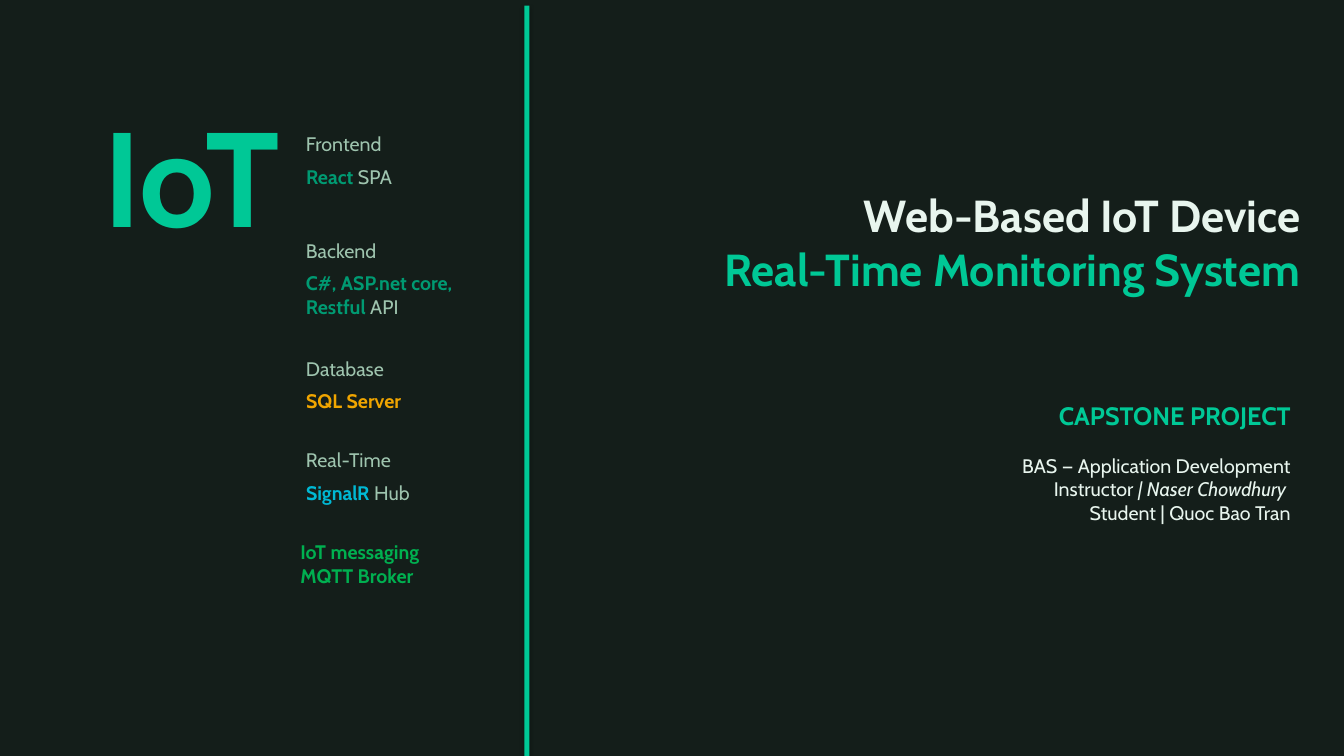
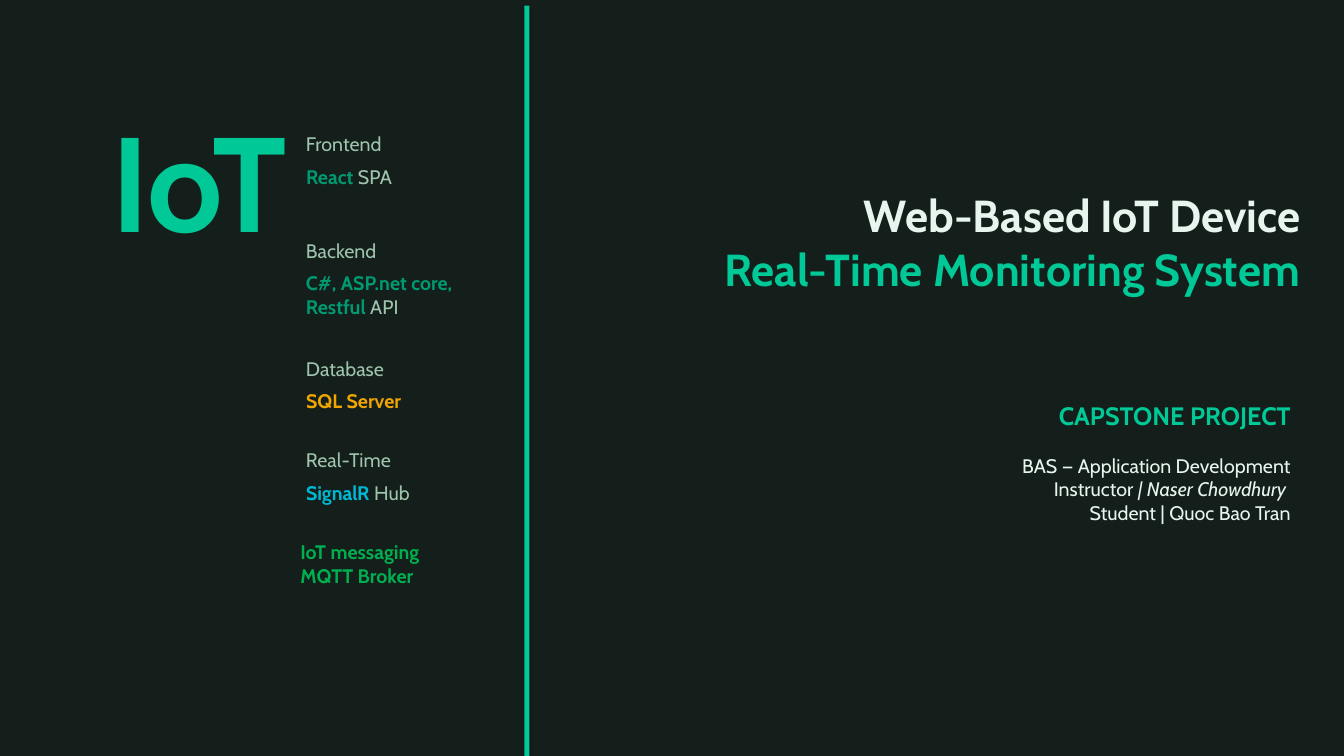
Before and after one commit to TranRTC/capstone_project, a slide deck: slide 1 of Capstone Project Presentation.pptx. Drawn at 1344x756 pixels with LibreOffice and Linux fonts; fonts in the diff are those of the drawing. Boxes give left, top, right and bottom in pixels: in the first picture for what was removed or moved away, otherwise in the second. Text is boxed around its words. In the diff, an @@ line names an element or a change of style, - is before the commit and + after.

```diff
--- a/Capstone Project Presentation.pptx
+++ b/Capstone Project Presentation.pptx
@@ text "IoT": place and size @@
-text "IoT" at <box>104,133,280,229</box>
+text "IoT" at <box>111,138,287,234</box>
```
Also in this commit, not shown: 5 other slides changed.
